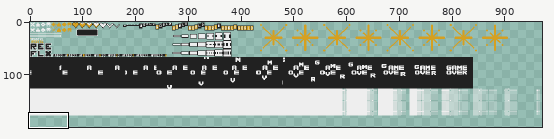
File history of a pixel-art file, workfiles/sprites.aseprite. The first picture is a wide view before the edit; the outline marks the close-up.
Close-up. As it was:
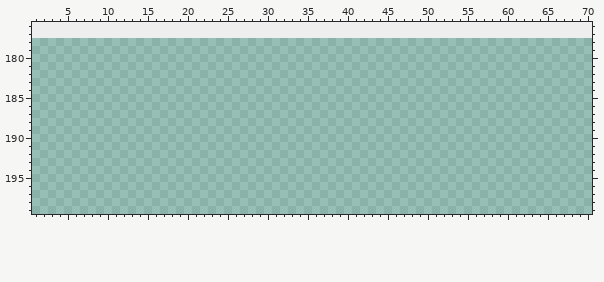
1024x200 pixels, 1 frame. Shown: x 1..70, y 176..199. The wide view leaves out empty margins.
The same view after the edit:
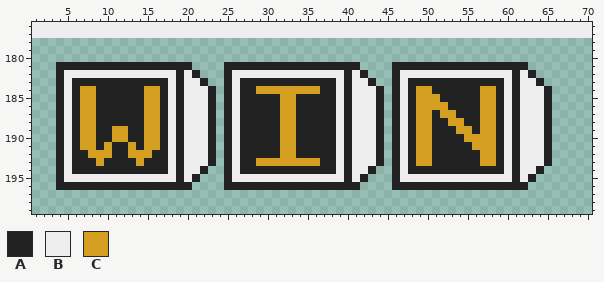
Palette (. is transparent): A #212121  B #eeeeee  C #d5a021
Change:
Changed rows in their new state; - is an unchanged pixel.
Layer "Sprites":
first column x 4:
181 AAAAAAAAAAAAAAAAA----AAAAAAAAAAAAAAAAA----AAAAAAAAAAAAAAAAA---
182 ABBBBBBBBBBBBBBABA---ABBBBBBBBBBBBBBABA---ABBBBBBBBBBBBBBABA--
183 ABAAAAAAAAAAAABABBA--ABAAAAAAAAAAAABABBA--ABAAAAAAAAAAAABABBA-
184 ABACCAAAAAACCABABBBA-ABAACCCCCCCCAABABBBA-ABACCAAAAAACCABABBBA
185 ABACCAAAAAACCABABBBA-ABAAAAACCAAAAABABBBA-ABACCCAAAAACCABABBBA
186 ABACCAAAAAACCABABBBA-ABAAAAACCAAAAABABBBA-ABACCCCAAAACCABABBBA
187 ABACCAAAAAACCABABBBA-ABAAAAACCAAAAABABBBA-ABACCACCAAACCABABBBA
188 ABACCAAAAAACCABABBBA-ABAAAAACCAAAAABABBBA-ABACCAACCAACCABABBBA
189 ABACCAACCAACCABABBBA-ABAAAAACCAAAAABABBBA-ABACCAAACCACCABABBBA
190 ABACCAACCAACCABABBBA-ABAAAAACCAAAAABABBBA-ABACCAAAACCCCABABBBA
191 ABACCACAACACCABABBBA-ABAAAAACCAAAAABABBBA-ABACCAAAAACCCABABBBA
192 ABAACCCAACCCAABABBBA-ABAAAAACCAAAAABABBBA-ABACCAAAAAACCABABBBA
193 ABAAACAAAACAAABABBBA-ABAACCCCCCCCAABABBBA-ABACCAAAAAACCABABBBA
194 ABAAAAAAAAAAAABABBA--ABAAAAAAAAAAAABABBA--ABAAAAAAAAAAAABABBA-
195 ABBBBBBBBBBBBBBABA---ABBBBBBBBBBBBBBABA---ABBBBBBBBBBBBBBABA--
196 AAAAAAAAAAAAAAAAA----AAAAAAAAAAAAAAAAA----AAAAAAAAAAAAAAAAA---
Where, in picture pixels (left, top, right, bottom), the same in both close-ups:
added: (56, 62, 552, 190)
